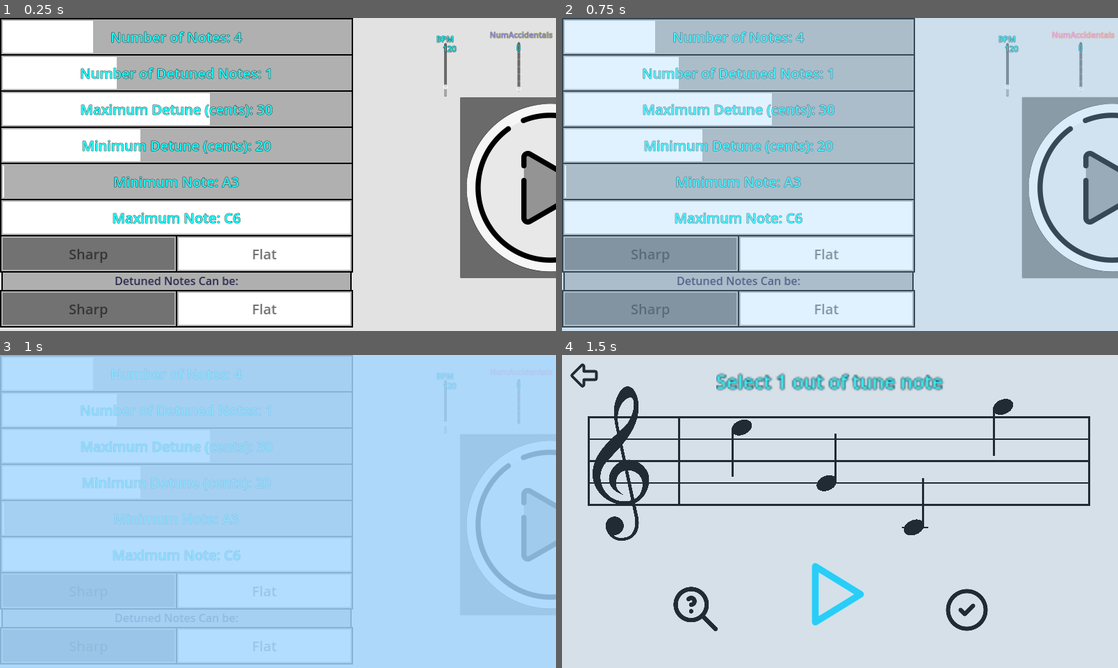
Above: before the commit, frames 1-4 (two rows, left to right).
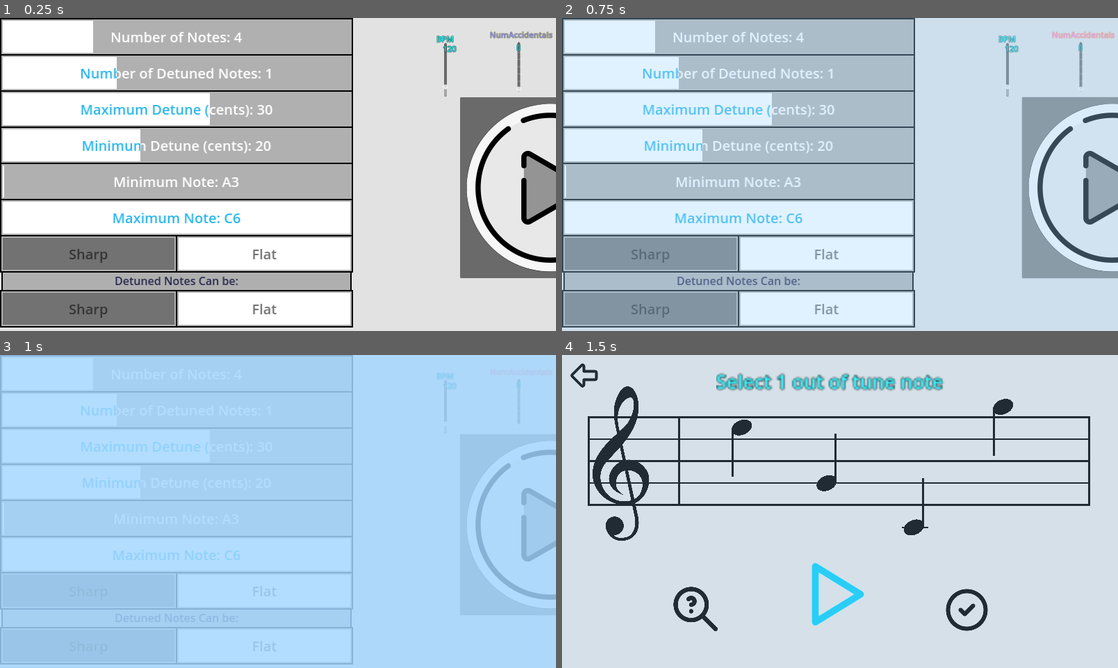
Above: after the commit, the same moments.

Repository: Sniggiho/COMP225-Reluna
Game: Godot game, scene res://Scenes/FreeplaySettingsMenu/FreeplaySettingsMenu.tscn
Same seed, same stepped clock (60 frames per second), same inputs: the game is played once before the commit and once after it. This scene is started directly instead of the project's main scene.
Inputs (mouse positions are in pixels of both pictures, inside the frame that each line leads up to):
- Up to frame 1 (0.25 s): no input
- Up to frame 2 (0.75 s): click (1112, 187) at 0.5 s
- Up to frame 3 (1 s): no input
- Up to frame 4 (1.5 s): click (834, 592) at 1.25 s

The runs differ from the first frame. In frame 1, 3.6% of the frame differs, in the area x 14-49%, y 4-66%; in frame 2, 3.3%; in frame 3, 1.3%; in frame 4, nothing differs.

Commit message:
Text Shader done!

Diff:
--- a/Project/Scenes/FreeplaySettingsMenu/FreeplaySettingsMenu.tscn
+++ b/Project/Scenes/FreeplaySettingsMenu/FreeplaySettingsMenu.tscn
@@ -125,8 +125,6 @@
 minActualValue = 5
 maxActualValue = 50
 height = 100.0
-backgroundColor = Color(0.686275, 0.686275, 0.686275, 1)
-backgroundSelectedColor = Color(0.596078, 0.827451, 0.901961, 1)
 
 [node name="MinDetuneCents" parent="NotesSettings" instance=ExtResource("18_2jqco")]
 custom_minimum_size = Vector2(0, 100)
@@ -163,6 +161,7 @@
 custom_minimum_size = Vector2(0, 100)
 layout_mode = 2
 negativeColor = Color(0.445313, 0.445313, 0.445313, 1)
+positiveFontColor = Color(0.443137, 0.443137, 0.443137, 1)
 type = 0
 
 [node name="VBoxContainer" type="VBoxContainer" parent="NotesSettings"]
--- a/Project/Scenes/NewHSlider/NewHSlider.gd
+++ b/Project/Scenes/NewHSlider/NewHSlider.gd
@@ -25,9 +25,15 @@
 var mouseIn : bool = false
 var focusIn : bool = false
 
+signal selectedChanged
+
+@export_color_no_alpha var positiveTextColor : Color
+@export_color_no_alpha var negativeTextColor : Color
+
 # Called when the node enters the scene tree for the first time.
 func _ready():
 	_ready2()
+
 
 
 func _ready2():
@@ -55,6 +61,7 @@
 
 	_updateSelectedSize()
 	_updateBackgroundColor()
+	_updateShader()
 	pass
 
 
@@ -68,16 +75,25 @@
 		if $Selected.size.x < 5:
 			$Selected.size.x = 5
 
+
 	else:
 		# TODO: Implement flip, if needed
 		pass
+	selectedChanged.emit()
+
+
+func _updateShader() -> void:
+	# Transforms to UV coords, essentially, for the right edge of Selected
+	var screen = get_viewport_rect().size
+	var right = ($Selected.global_position.x + $Selected.size.x) / screen.x
+	$CenterContainer/Text.get_material().set_shader_parameter("rightEdge", right)
+	$CenterContainer/Text.get_material().set_shader_parameter("positiveTextColor", positiveTextColor)
+	$CenterContainer/Text.get_material().set_shader_parameter("negativeTextColor", negativeTextColor)
 
 
 func _on_value_changed_newhslider_base(passedValue) -> void:
 	value = max(minActualValue, min(maxActualValue, passedValue))
-#	value = min(maxActualValue, value)
 	_updateSelectedSize()
-	pass # Replace with function body.
 
 
 func updateLabel(label : String) -> void:
--- a/Project/Scenes/NewHSlider/NewHSlider.tscn
+++ b/Project/Scenes/NewHSlider/NewHSlider.tscn
@@ -5,15 +5,18 @@
 [ext_resource type="Shader" path="res://Scenes/NewHSlider/TextShader.gdshader" id="5_fu81e"]
 
 [sub_resource type="ShaderMaterial" id="ShaderMaterial_oc08h"]
+resource_local_to_scene = true
 shader = ExtResource("5_fu81e")
-shader_parameter/color = null
+shader_parameter/rightEdge = 0.580775
+shader_parameter/positiveTextColor = null
+shader_parameter/negativeTextColor = null
 
 [node name="NewHSlider" type="HSlider"]
 custom_minimum_size = Vector2(0, 50)
-offset_left = 343.0
-offset_top = 137.0
-offset_right = 1028.0
-offset_bottom = 346.0
+offset_left = 8.0
+offset_top = 16.0
+offset_right = 1511.0
+offset_bottom = 626.0
 max_value = 15.0
 value = 4.0
 script = ExtResource("1_176bh")
@@ -22,21 +25,23 @@
 height = 50.0
 backgroundColor = Color(0.690196, 0.690196, 0.690196, 1)
 backgroundSelectedColor = Color(0.654902, 0.811765, 0.882353, 1)
+positiveTextColor = Color(0.164706, 0.717647, 0.921569, 1)
+negativeTextColor = Color(1, 1, 1, 1)
 
 [node name="Border" type="ColorRect" parent="."]
 layout_mode = 2
 offset_left = -4.0
 offset_top = -4.0
-offset_right = 689.0
-offset_bottom = 213.0
+offset_right = 1507.0
+offset_bottom = 614.0
 mouse_filter = 2
 color = Color(0, 0, 0, 1)
 metadata/_edit_lock_ = true
 
 [node name="Background" type="ColorRect" parent="."]
 layout_mode = 2
-offset_right = 685.0
-offset_bottom = 209.0
+offset_right = 1503.0
+offset_bottom = 610.0
 mouse_filter = 2
 color = Color(0.690196, 0.690196, 0.690196, 1)
 metadata/_edit_lock_ = true
@@ -45,15 +50,15 @@
 layout_mode = 2
 offset_left = 4.0
 offset_top = 4.0
-offset_right = 178.667
-offset_bottom = 205.0
+offset_right = 396.8
+offset_bottom = 606.0
 metadata/_edit_lock_ = true
 
 [node name="CenterContainer" type="CenterContainer" parent="."]
-custom_minimum_size = Vector2(685, 209)
+custom_minimum_size = Vector2(1503, 610)
 layout_mode = 1
-offset_right = 685.0
-offset_bottom = 209.0
+offset_right = 1503.0
+offset_bottom = 610.0
 metadata/_edit_lock_ = true
 
 [node name="Text" type="RichTextLabel" parent="CenterContainer"]
@@ -61,7 +66,8 @@
 clip_contents = false
 layout_mode = 2
 mouse_filter = 2
-theme_override_font_sizes/normal_font_size = 83
+theme_override_colors/font_outline_color = Color(0, 0, 0, 0)
+theme_override_font_sizes/normal_font_size = 244
 text = "Label"
 fit_content = true
 scroll_active = false
--- a/Project/Scenes/NewHSlider/TextShader.gdshader
+++ b/Project/Scenes/NewHSlider/TextShader.gdshader
@@ -1,15 +1,14 @@
 shader_type canvas_item;
 
-uniform vec3 color;
+uniform float rightEdge;
+
+uniform vec4 positiveTextColor;
+uniform vec4 negativeTextColor;
 
 void fragment() {
-
-	// Place fragment code here.
-
-	/* Pseudocode
-		if selected width is past this pixels coordinate,
-		color it the new color, otherwise do nothing.
-
-		Or modulate the color in some way
-	*/
+	if (rightEdge > SCREEN_UV.x) {
+		COLOR.rgb = positiveTextColor.rgb;
+	} else {
+		COLOR.rgb = negativeTextColor.rgb;
+	}
 }
